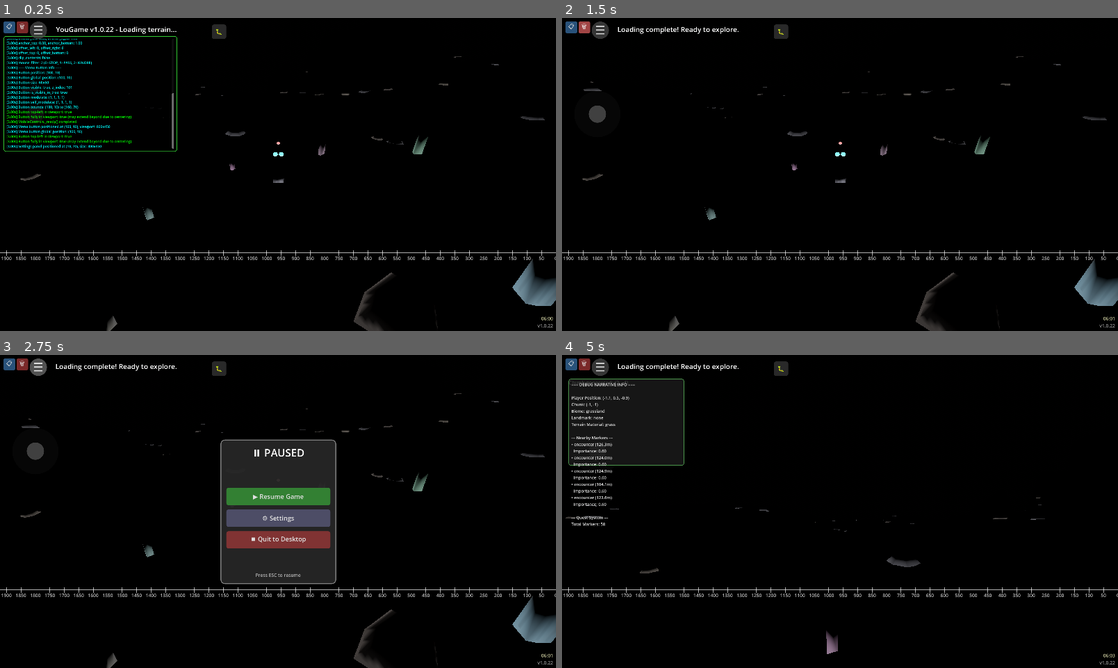
Above: before the commit, frames 1-4 (two rows, left to right).
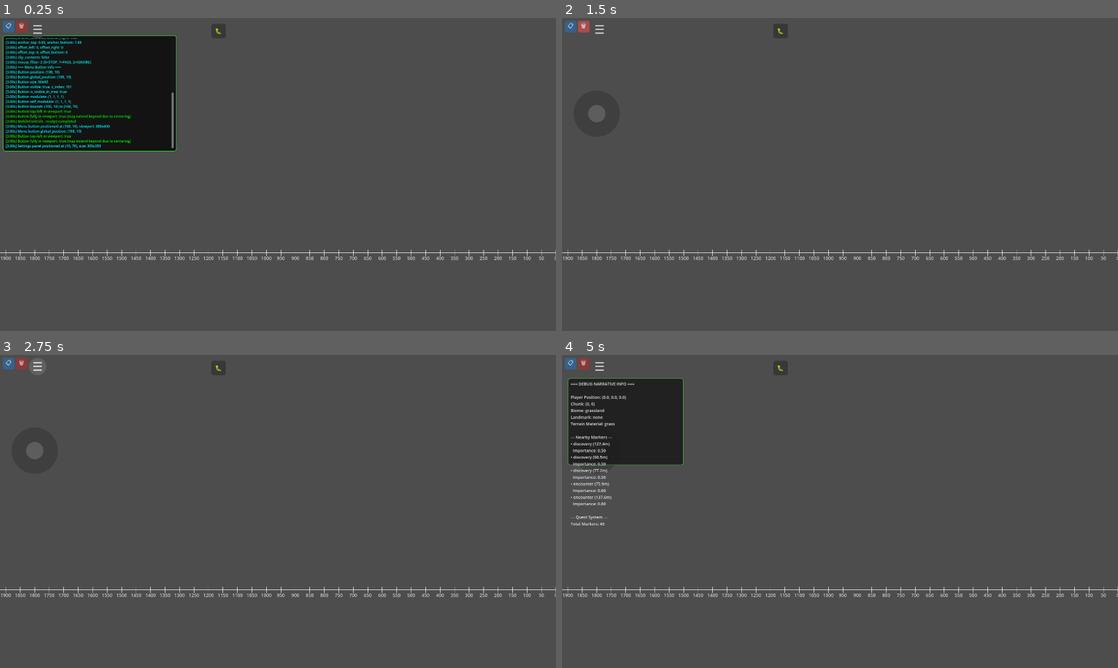
Above: after the commit, the same moments.

Repository: felix-dieterle/YouGame_godot4_public
Game: Godot game, scene res://scenes/main.tscn
The game is run twice, just before and just after one commit, with the same random seed, the same clock (stepped at 60 frames per second) and the same inputs.
Inputs (mouse positions are in pixels of both pictures, inside the frame that each line leads up to):
- Up to frame 1 (0.25 s): no input
- Up to frame 2 (1.5 s): click "📋" at 0.5 s; click "🗑" at 1.25 s
- Up to frame 3 (2.75 s): click "☰" at 2 s
- Up to frame 4 (5 s): click (840, 495) at 2.75 s, where only the run before the commit has a clickable "▶ Resume Game"; click "🐛" at 3.5 s; tap Enter at 4.25 s; move the mouse to (962, 495) at 4.27 s; hold Right (ui_right) from 4.28 s (still down); hold V (toggle_camera_view) from 4.28 s (still down); click (962, 495) at 4.42 s

The runs differ from the first frame. In frame 1, 90% of the frame differs, in the area x 0-100%, y 0-100%; in frame 2, 99%; in frame 3, 99%; in frame 4, 94%.
Error after the commit: Parse Error: Class "SaveGameManager" hides an autoload singleton. (res://scripts/save_game_manager.gd:2)

Commit message:
Add save/load game functionality with SaveGameManager
Co-authored-by: felix-dieterle <1490062+felix-dieterle@users.noreply.github.com>

Diff:
--- a/project.godot
+++ b/project.godot
@@ -19,6 +19,7 @@
 [autoload]
 
 DebugLogOverlay="*res://scripts/debug_log_overlay.gd"
+SaveGameManager="*res://scripts/save_game_manager.gd"
 
 [display]
 
--- a/scripts/day_night_cycle.gd
+++ b/scripts/day_night_cycle.gd
@@ -56,6 +56,9 @@
 const SAVE_FILE_PATH: String = "user://day_night_save.cfg"
 
 func _ready():
+    # Add to DayNightCycle group so other systems can find this node
+    add_to_group("DayNightCycle")
+
     # Find references
     directional_light = get_tree().get_first_node_in_group("DirectionalLight3D")
     if not directional_light:
@@ -160,6 +163,7 @@
             is_locked_out = true
             lockout_end_time = Time.get_unix_time_from_system() + SLEEP_LOCKOUT_DURATION
             _save_state()
+            _save_game_state()  # Save game state when bedtime starts
             _show_night_screen()
             _set_night_lighting()
             _disable_player_input()
@@ -315,18 +319,32 @@
         push_warning("Failed to save day/night state: " + str(error))
 
 func _load_state():
-    var config = ConfigFile.new()
-    var error = config.load(SAVE_FILE_PATH)
-
-    if error == OK:
-        is_locked_out = config.get_value("day_night", "is_locked_out", false)
-        lockout_end_time = config.get_value("day_night", "lockout_end_time", 0.0)
-        current_time = config.get_value("day_night", "current_time", 0.0)
-    else:
-        # No save file or error loading, use defaults
-        is_locked_out = false
-        lockout_end_time = 0.0
-        current_time = 0.0
+    # First try loading from SaveGameManager
+    var loaded_from_manager = false
+    if SaveGameManager.has_save_file():
+        if SaveGameManager.load_game():
+            var day_night_data = SaveGameManager.get_day_night_data()
+            is_locked_out = day_night_data["is_locked_out"]
+            lockout_end_time = day_night_data["lockout_end_time"]
+            current_time = day_night_data["current_time"]
+            loaded_from_manager = true
+            print("DayNightCycle: Loaded state from SaveGameManager")
+
+    # Fall back to legacy save file if SaveGameManager didn't have data
+    if not loaded_from_manager:
+        var config = ConfigFile.new()
+        var error = config.load(SAVE_FILE_PATH)
+
+        if error == OK:
+            is_locked_out = config.get_value("day_night", "is_locked_out", false)
+            lockout_end_time = config.get_value("day_night", "lockout_end_time", 0.0)
+            current_time = config.get_value("day_night", "current_time", 0.0)
+        else:
+            # No save file or error loading, use defaults
+            is_locked_out = false
+            lockout_end_time = 0.0
+            current_time = 0.0
+
 
 # Create a moon that appears during night.
 func _create_moon():
@@ -380,3 +398,30 @@
     # Show/hide moon based on whether it's above horizon (negative Y angle means above horizon from moon's perspective)
     # Moon is visible when it's above the horizon (when sun is below)
     moon.visible = moon_angle > 0.0 and moon_angle < 180.0
+
+func _save_game_state():
+    # Save the game state when bedtime/pause starts
+    var player = get_tree().get_first_node_in_group("Player")
+    var world_manager = get_tree().get_first_node_in_group("WorldManager")
+
+    if player:
+        SaveGameManager.update_player_data(
+            player.global_position,
+            player.rotation.y,
+            player.is_first_person if player.has("is_first_person") else false
+        )
+
+    if world_manager:
+        SaveGameManager.update_world_data(
+            world_manager.WORLD_SEED,
+            world_manager.player_chunk
+        )
+
+    # Update day/night data
+    SaveGameManager.update_day_night_data(
+        current_time,
+        is_locked_out,
+        lockout_end_time
+    )
+
+    SaveGameManager.save_game()
--- a/scripts/pause_menu.gd
+++ b/scripts/pause_menu.gd
@@ -324,7 +324,38 @@
     panel.visible = not settings_visible
 
 func _on_quit_pressed():
+    # Save game before quitting
+    _save_game_state()
     get_tree().quit()
+
+func _save_game_state():
+    # Collect current game state and save it
+    var player = get_tree().get_first_node_in_group("Player")
+    var world_manager = get_tree().get_first_node_in_group("WorldManager")
+    var day_night_cycle = get_tree().get_first_node_in_group("DayNightCycle")
+
+    if player:
+        SaveGameManager.update_player_data(
+            player.global_position,
+            player.rotation.y,
+            player.is_first_person if player.has("is_first_person") else false
+        )
+
+    if world_manager:
+        SaveGameManager.update_world_data(
+            world_manager.WORLD_SEED,
+            world_manager.player_chunk
+        )
+
+    if day_night_cycle:
+        SaveGameManager.update_day_night_data(
+            day_night_cycle.current_time,
+            day_night_cycle.is_locked_out,
+            day_night_cycle.lockout_end_time
+        )
+
+    SaveGameManager.save_game()
+
 
 func _on_master_volume_changed(value: float):
     # Convert 0-100 to decibels (-40 to 0 dB)
--- a/scripts/player.gd
+++ b/scripts/player.gd
@@ -66,6 +66,10 @@
 
     # Create visual representation - Simple Robot
     _create_robot_body()
+
+    # Load saved player state if available
+    _load_saved_state()
+
 
 func _physics_process(delta):
     # Check if input is disabled (e.g., during night)
@@ -386,3 +390,26 @@
 
 func set_input_enabled(enabled: bool):
     input_enabled = enabled
+
+func _load_saved_state():
+    # Load player state from save file if it exists
+    if SaveGameManager.has_save_file():
+        if SaveGameManager.load_game():
+            var player_data = SaveGameManager.get_player_data()
+
+            # Restore player position
+            global_position = player_data["position"]
+
+            # Restore player rotation
+            rotation.y = player_data["rotation_y"]
+
+            # Restore camera mode
+            if player_data["is_first_person"] != is_first_person:
+                is_first_person = player_data["is_first_person"]
+                _update_camera()
+
+                # Update robot parts visibility
+                for part in robot_parts:
+                    part.visible = not is_first_person
+
+            print("Player: Loaded saved position: ", global_position)
--- /dev/null
+++ b/scripts/save_game_manager.gd
@@ -0,0 +1,165 @@
+extends Node
+class_name SaveGameManager
+
+# Singleton instance for save/load functionality
+# This manager handles saving and loading game state in a performant way
+
+# Save file path - stored in user directory
+const SAVE_FILE_PATH: String = "user://game_save.cfg"
+
+# Save data structure
+var save_data: Dictionary = {
+	"player": {
+		"position": Vector3.ZERO,
+		"rotation_y": 0.0,
+		"is_first_person": false
+	},
+	"world": {
+		"seed": 12345,
+		"player_chunk": Vector2i.ZERO
+	},
+	"day_night": {
+		"current_time": 0.0,
+		"is_locked_out": false,
+		"lockout_end_time": 0.0
+	},
+	"meta": {
+		"version": "1.0",
+		"timestamp": 0
+	}
+}
+
+# Signals
+signal save_completed
+signal load_completed(success: bool)
+
+func _ready():
+	# Add to autoload group for easy access
+	add_to_group("SaveGameManager")
+
+# Check if a save file exists
+func has_save_file() -> bool:
+	return FileAccess.file_exists(SAVE_FILE_PATH)
+
+# Save the current game state
+# This is performant using ConfigFile which is optimized for key-value storage
+func save_game() -> bool:
+	var config = ConfigFile.new()
+
+	# Save player data
+	config.set_value("player", "position_x", save_data["player"]["position"].x)
+	config.set_value("player", "position_y", save_data["player"]["position"].y)
+	config.set_value("player", "position_z", save_data["player"]["position"].z)
+	config.set_value("player", "rotation_y", save_data["player"]["rotation_y"])
+	config.set_value("player", "is_first_person", save_data["player"]["is_first_person"])
+
+	# Save world data
+	config.set_value("world", "seed", save_data["world"]["seed"])
+	config.set_value("world", "player_chunk_x", save_data["world"]["player_chunk"].x)
+	config.set_value("world", "player_chunk_y", save_data["world"]["player_chunk"].y)
+
+	# Save day/night data
+	config.set_value("day_night", "current_time", save_data["day_night"]["current_time"])
+	config.set_value("day_night", "is_locked_out", save_data["day_night"]["is_locked_out"])
+	config.set_value("day_night", "lockout_end_time", save_data["day_night"]["lockout_end_time"])
+
+	# Save metadata
+	config.set_value("meta", "version", save_data["meta"]["version"])
+	config.set_value("meta", "timestamp", Time.get_unix_time_from_system())
+
+	# Write to file
+	var error = config.save(SAVE_FILE_PATH)
+	if error != OK:
+		push_error("SaveGameManager: Failed to save game: " + str(error))
+		return false
+
+	print("SaveGameManager: Game saved successfully to: " + SAVE_FILE_PATH)
+	save_completed.emit()
+	return true
+
+# Load the game state from file
+func load_game() -> bool:
+	if not has_save_file():
+		push_warning("SaveGameManager: No save file found")
+		load_completed.emit(false)
+		return false
+
+	var config = ConfigFile.new()
+	var error = config.load(SAVE_FILE_PATH)
+
+	if error != OK:
+		push_error("SaveGameManager: Failed to load game: " + str(error))
+		load_completed.emit(false)
+		return false
+
+	# Load player data
+	var pos_x = config.get_value("player", "position_x", 0.0)
+	var pos_y = config.get_value("player", "position_y", 0.0)
+	var pos_z = config.get_value("player", "position_z", 0.0)
+	save_data["player"]["position"] = Vector3(pos_x, pos_y, pos_z)
+	save_data["player"]["rotation_y"] = config.get_value("player", "rotation_y", 0.0)
+	save_data["player"]["is_first_person"] = config.get_value("player", "is_first_person", false)
+
+	# Load world data
+	save_data["world"]["seed"] = config.get_value("world", "seed", 12345)
+	var chunk_x = config.get_value("world", "player_chunk_x", 0)
+	var chunk_y = config.get_value("world", "player_chunk_y", 0)
+	save_data["world"]["player_chunk"] = Vector2i(chunk_x, chunk_y)
+
+	# Load day/night data
+	save_data["day_night"]["current_time"] = config.get_value("day_night", "current_time", 0.0)
+	save_data["day_night"]["is_locked_out"] = config.get_value("day_night", "is_locked_out", false)
+	save_data["day_night"]["lockout_end_time"] = config.get_value("day_night", "lockout_end_time", 0.0)
+
+	# Load metadata
+	save_data["meta"]["version"] = config.get_value("meta", "version", "1.0")
+	save_data["meta"]["timestamp"] = config.get_value("meta", "timestamp", 0)
+
+	print("SaveGameManager: Game loaded successfully from: " + SAVE_FILE_PATH)
+	load_completed.emit(true)
+	return true
+
+# Update player data for saving
+func update_player_data(position: Vector3, rotation_y: float, is_first_person: bool):
+	save_data["player"]["position"] = position
+	save_data["player"]["rotation_y"] = rotation_y
+	save_data["player"]["is_first_person"] = is_first_person
+
+# Update world data for saving
+func update_world_data(seed: int, player_chunk: Vector2i):
+	save_data["world"]["seed"] = seed
+	save_data["world"]["player_chunk"] = player_chunk
+
+# Update day/night data for saving
+func update_day_night_data(current_time: float, is_locked_out: bool, lockout_end_time: float):
+	save_data["day_night"]["current_time"] = current_time
+	save_data["day_night"]["is_locked_out"] = is_locked_out
+	save_data["day_night"]["lockout_end_time"] = lockout_end_time
+
+# Get player data
+func get_player_data() -> Dictionary:
+	return save_data["player"]
+
+# Get world data
+func get_world_data() -> Dictionary:
+	return save_data["world"]
+
+# Get day/night data
+func get_day_night_data() -> Dictionary:
+	return save_data["day_night"]
+
+# Delete the save file
+func delete_save() -> bool:
+	if not has_save_file():
+		return true
+
+	var dir = DirAccess.open("user://")
+	if dir:
+		var error = dir.remove(SAVE_FILE_PATH.get_file())
+		if error == OK:
+			print("SaveGameManager: Save file deleted")
+			return true
+		else:
+			push_error("SaveGameManager: Failed to delete save file: " + str(error))
+			return false
+	return false
--- a/scripts/ui_manager.gd
+++ b/scripts/ui_manager.gd
@@ -36,6 +36,9 @@
 var game_version: String = ""
 
 func _ready():
+    # Ensure UI manager can function during pause
+    process_mode = Node.PROCESS_MODE_ALWAYS
+
     # Get game version
     game_version = ProjectSettings.get_setting("application/config/version", "1.0.0")
 
@@ -135,6 +138,9 @@
     countdown_timer.timeout.connect(_on_countdown_timer_timeout)
     add_child(countdown_timer)
 
+    # Create and show start menu if save file exists
+    _create_start_menu()
+
     # Show initial loading message with version
     show_message("YouGame v" + game_version + " - Loading terrain...", 0)
 
@@ -219,3 +225,132 @@
     var minutes = int(total_minutes) % 60
 
     time_label.text = "%02d:%02d" % [hours, minutes]
+
+func _create_start_menu():
+    # Only show start menu if a save file exists
+    if not SaveGameManager.has_save_file():
+        return
+
+    # Create overlay
+    var start_overlay = ColorRect.new()
+    start_overlay.name = "StartMenu"
+    start_overlay.anchor_right = 1.0
+    start_overlay.anchor_bottom = 1.0
+    start_overlay.color = Color(0.0, 0.0, 0.0, 0.85)
+    start_overlay.z_index = 250  # Above everything
+    add_child(start_overlay)
+
+    # Create panel
+    var panel = Panel.new()
+    panel.set_anchors_preset(Control.PRESET_CENTER)
+    panel.size = Vector2(500, 400)
+    panel.position = Vector2(-250, -200)
+
+    var panel_style = StyleBoxFlat.new()
+    panel_style.bg_color = Color(0.15, 0.15, 0.15, 0.95)
+    panel_style.corner_radius_top_left = 15
+    panel_style.corner_radius_top_right = 15
+    panel_style.corner_radius_bottom_left = 15
+    panel_style.corner_radius_bottom_right = 15
+    panel_style.border_color = Color(0.5, 0.5, 0.5, 1.0)
+    panel_style.border_width_left = 3
+    panel_style.border_width_right = 3
+    panel_style.border_width_top = 3
+    panel_style.border_width_bottom = 3
+    panel.add_theme_stylebox_override("panel", panel_style)
+    start_overlay.add_child(panel)
+
+    # Create vbox
+    var vbox = VBoxContainer.new()
+    vbox.set_anchors_preset(Control.PRESET_FULL_RECT)
+    vbox.add_theme_constant_override("separation", 20)
+    panel.add_child(vbox)
+
+    # Add margin
+    var margin = MarginContainer.new()
+    margin.add_theme_constant_override("margin_left", 40)
+    margin.add_theme_constant_override("margin_right", 40)
+    margin.add_theme_constant_override("margin_top", 40)
+    margin.add_theme_constant_override("margin_bottom", 40)
+    vbox.add_child(margin)
+
+    var inner_vbox = VBoxContainer.new()
+    inner_vbox.add_theme_constant_override("separation", 25)
+    margin.add_child(inner_vbox)
+
+    # Title
+    var title = Label.new()
+    title.text = "YouGame"
+    title.horizontal_alignment = HORIZONTAL_ALIGNMENT_CENTER
+    title.add_theme_font_size_override("font_size", 48)
+    title.add_theme_color_override("font_color", Color(1, 1, 1, 1))
+    inner_vbox.add_child(title)
+
+    # Spacer
+    var spacer1 = Control.new()
+    spacer1.custom_minimum_size = Vector2(0, 20)
+    inner_vbox.add_child(spacer1)
+
+    # Continue button
+    var continue_button = Button.new()
+    continue_button.text = "▶ Continue Game"
+    continue_button.custom_minimum_size = Vector2(0, 70)
+    continue_button.add_theme_font_size_override("font_size", 24)
+    continue_button.focus_mode = Control.FOCUS_NONE
+    continue_button.add_theme_stylebox_override("normal", _create_button_style(Color(0.2, 0.5, 0.2, 1.0), 10))
+    continue_button.add_theme_stylebox_override("hover", _create_button_style(Color(0.3, 0.6, 0.3, 1.0), 10))
+    continue_button.add_theme_stylebox_override("pressed", _create_button_style(Color(0.4, 0.7, 0.4, 1.0), 10))
+    continue_button.pressed.connect(func(): _on_continue_game(start_overlay))
+    inner_vbox.add_child(continue_button)
+
+    # New game button
+    var new_game_button = Button.new()
+    new_game_button.text = "🗘 New Game"
+    new_game_button.custom_minimum_size = Vector2(0, 70)
+    new_game_button.add_theme_font_size_override("font_size", 24)
+    new_game_button.focus_mode = Control.FOCUS_NONE
+    new_game_button.add_theme_stylebox_override("normal", _create_button_style(Color(0.3, 0.3, 0.5, 1.0), 10))
+    new_game_button.add_theme_stylebox_override("hover", _create_button_style(Color(0.4, 0.4, 0.6, 1.0), 10))
+    new_game_button.add_theme_stylebox_override("pressed", _create_button_style(Color(0.5, 0.5, 0.7, 1.0), 10))
+    new_game_button.pressed.connect(func(): _on_new_game(start_overlay))
+    inner_vbox.add_child(new_game_button)
+
+    # Spacer
+    var spacer2 = Control.new()
+    spacer2.custom_minimum_size = Vector2(0, 10)
+    spacer2.size_flags_vertical = Control.SIZE_EXPAND_FILL
+    inner_vbox.add_child(spacer2)
+
+    # Info label
+    var info_label = Label.new()
+    info_label.text = "A saved game was found"
+    info_label.horizontal_alignment = HORIZONTAL_ALIGNMENT_CENTER
+    info_label.add_theme_font_size_override("font_size", 16)
+    info_label.add_theme_color_override("font_color", Color(0.7, 0.7, 0.7, 1))
+    inner_vbox.add_child(info_label)
+
+    # Pause the game until user makes a choice
+    get_tree().paused = true
+
+func _create_button_style(bg_color: Color, corner_radius: int) -> StyleBoxFlat:
+    var style = StyleBoxFlat.new()
+    style.bg_color = bg_color
+    style.corner_radius_top_left = corner_radius
+    style.corner_radius_top_right = corner_radius
+    style.corner_radius_bottom_left = corner_radius
+    style.corner_radius_bottom_right = corner_radius
+    return style
+
+func _on_continue_game(overlay: ColorRect):
+    # Load is already done by SaveGameManager in other scripts
+    # Just hide the menu and resume
+    overlay.queue_free()
+    get_tree().paused = false
+    show_message("Game loaded! Welcome back.", 3.0)
+
+func _on_new_game(overlay: ColorRect):
+    # Delete save file and start fresh
+    SaveGameManager.delete_save()
+    overlay.queue_free()
+    get_tree().paused = false
+    show_message("New game started! Welcome to YouGame.", 3.0)
--- /dev/null
+++ b/tests/test_save_load.gd
@@ -0,0 +1,191 @@
+extends Node
+
+# Test for Save/Load Game functionality
+
+var test_passed = true
+var test_messages = []
+
+func _ready():
+	print("\n=== Save/Load Game Test ===\n")
+	run_tests()
+	print_results()
+
+	# Exit after tests
+	await get_tree().create_timer(0.5).timeout
+	get_tree().quit(0 if test_passed else 1)
+
+func run_tests():
+	test_save_game_manager_exists()
+	test_save_and_load_player_data()
+	test_save_and_load_world_data()
+	test_save_and_load_day_night_data()
+	test_delete_save_file()
+
+func test_save_game_manager_exists():
+	var test_name = "SaveGameManager exists as autoload"
+	if SaveGameManager != null:
+		add_test_result(test_name, true, "SaveGameManager autoload is accessible")
+	else:
+		add_test_result(test_name, false, "SaveGameManager autoload not found")
+
+func test_save_and_load_player_data():
+	var test_name = "Save and load player data"
+
+	# Clean up any existing save
+	SaveGameManager.delete_save()
+
+	# Update player data
+	var test_position = Vector3(10.5, 2.0, -5.3)
+	var test_rotation = 1.57
+	var test_first_person = true
+
+	SaveGameManager.update_player_data(test_position, test_rotation, test_first_person)
+
+	# Save
+	var save_success = SaveGameManager.save_game()
+	if not save_success:
+		add_test_result(test_name, false, "Failed to save game")
+		return
+
+	# Reset data
+	SaveGameManager.save_data["player"]["position"] = Vector3.ZERO
+	SaveGameManager.save_data["player"]["rotation_y"] = 0.0
+	SaveGameManager.save_data["player"]["is_first_person"] = false
+
+	# Load
+	var load_success = SaveGameManager.load_game()
+	if not load_success:
+		add_test_result(test_name, false, "Failed to load game")
+		return
+
+	# Verify data
+	var player_data = SaveGameManager.get_player_data()
+	var position_match = player_data["position"].is_equal_approx(test_position)
+	var rotation_match = abs(player_data["rotation_y"] - test_rotation) < 0.001
+	var first_person_match = player_data["is_first_person"] == test_first_person
+
+	if position_match and rotation_match and first_person_match:
+		add_test_result(test_name, true, "Player data saved and loaded correctly")
+	else:
+		add_test_result(test_name, false,
+			"Player data mismatch - Pos: %s, Rot: %s, FP: %s" % [position_match, rotation_match, first_person_match])
+
+func test_save_and_load_world_data():
+	var test_name = "Save and load world data"
+
+	# Update world data
+	var test_seed = 54321
+	var test_chunk = Vector2i(5, -3)
+
+	SaveGameManager.update_world_data(test_seed, test_chunk)
+
+	# Save
+	var save_success = SaveGameManager.save_game()
+	if not save_success:
+		add_test_result(test_name, false, "Failed to save game")
+		return
+
+	# Reset data
+	SaveGameManager.save_data["world"]["seed"] = 0
+	SaveGameManager.save_data["world"]["player_chunk"] = Vector2i.ZERO
+
+	# Load
+	var load_success = SaveGameManager.load_game()
+	if not load_success:
+		add_test_result(test_name, false, "Failed to load game")
+		return
+
+	# Verify data
+	var world_data = SaveGameManager.get_world_data()
+	var seed_match = world_data["seed"] == test_seed
+	var chunk_match = world_data["player_chunk"] == test_chunk
+
+	if seed_match and chunk_match:
+		add_test_result(test_name, true, "World data saved and loaded correctly")
+	else:
+		add_test_result(test_name, false,
+			"World data mismatch - Seed: %s, Chunk: %s" % [seed_match, chunk_match])
+
+func test_save_and_load_day_night_data():
+	var test_name = "Save and load day/night data"
+
+	# Update day/night data
+	var test_time = 1234.56
+	var test_locked = true
+	var test_lockout = 9876543.21
+
+	SaveGameManager.update_day_night_data(test_time, test_locked, test_lockout)
+
+	# Save
+	var save_success = SaveGameManager.save_game()
+	if not save_success:
+		add_test_result(test_name, false, "Failed to save game")
+		return
+
+	# Reset data
+	SaveGameManager.save_data["day_night"]["current_time"] = 0.0
+	SaveGameManager.save_data["day_night"]["is_locked_out"] = false
+	SaveGameManager.save_data["day_night"]["lockout_end_time"] = 0.0
+
+	# Load
+	var load_success = SaveGameManager.load_game()
+	if not load_success:
+		add_test_result(test_name, false, "Failed to load game")
+		return
+
+	# Verify data
+	var day_night_data = SaveGameManager.get_day_night_data()
+	var time_match = abs(day_night_data["current_time"] - test_time) < 0.001
+	var locked_match = day_night_data["is_locked_out"] == test_locked
+	var lockout_match = abs(day_night_data["lockout_end_time"] - test_lockout) < 0.001
+
+	if time_match and locked_match and lockout_match:
+		add_test_result(test_name, true, "Day/night data saved and loaded correctly")
+	else:
+		add_test_result(test_name, false,
+			"Day/night data mismatch - Time: %s, Locked: %s, Lockout: %s" % [time_match, locked_match, lockout_match])
+
+func test_delete_save_file():
+	var test_name = "Delete save file"
+
+	# Ensure a save exists
+	SaveGameManager.save_game()
+
+	if not SaveGameManager.has_save_file():
+		add_test_result(test_name, false, "Save file doesn't exist before delete")
+		return
+
+	# Delete
+	var delete_success = SaveGameManager.delete_save()
+	if not delete_success:
+		add_test_result(test_name, false, "Failed to delete save file")
+		return
+
+	# Verify deleted
+	if not SaveGameManager.has_save_file():
+		add_test_result(test_name, true, "Save file deleted successfully")
+	else:
+		add_test_result(test_name, false, "Save file still exists after delete")
+
+func add_test_result(test_name: String, passed: bool, message: String):
+	test_passed = test_passed and passed
+	var status = "✓ PASS" if passed else "✗ FAIL"
+	var color = "green" if passed else "red"
+	test_messages.append({
+		"status": status,
+		"name": test_name,
+		"message": message,
+		"color": color
+	})
+
+func print_results():
+	print("\n--- Test Results ---\n")
+	for result in test_messages:
+		print("[%s] %s: %s" % [result.status, result.name, result.message])
+
+	print("\n--- Summary ---")
+	if test_passed:
+		print("All tests PASSED ✓")
+	else:
+		print("Some tests FAILED ✗")
+	print("")
--- /dev/null
+++ b/tests/test_scene_save_load.tscn
@@ -0,0 +1,6 @@
+[gd_scene load_steps=2 format=3]
+
+[ext_resource type="Script" path="res://tests/test_save_load.gd" id="1"]
+
+[node name="TestSaveLoad" type="Node"]
+script = ExtResource("1")
